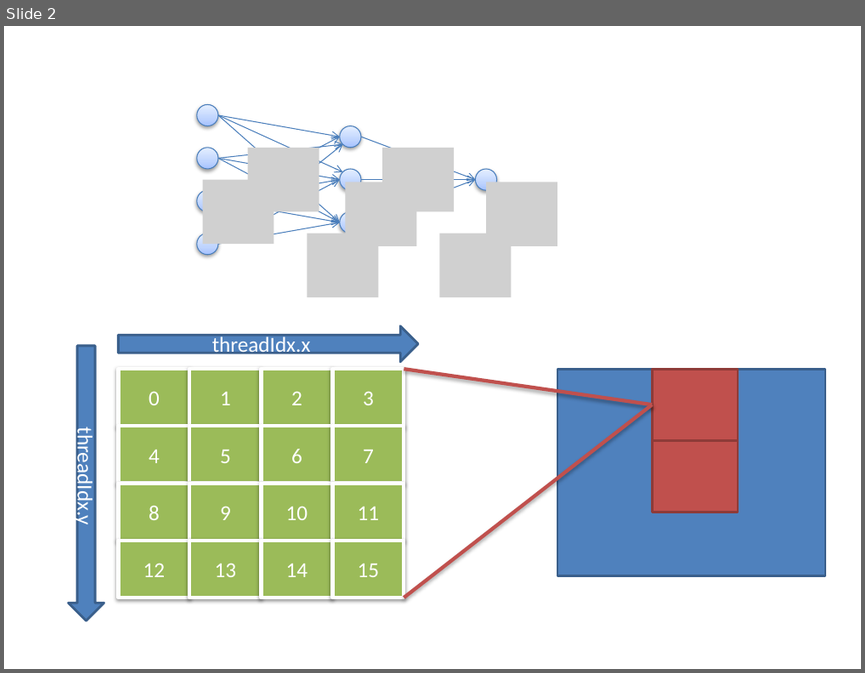
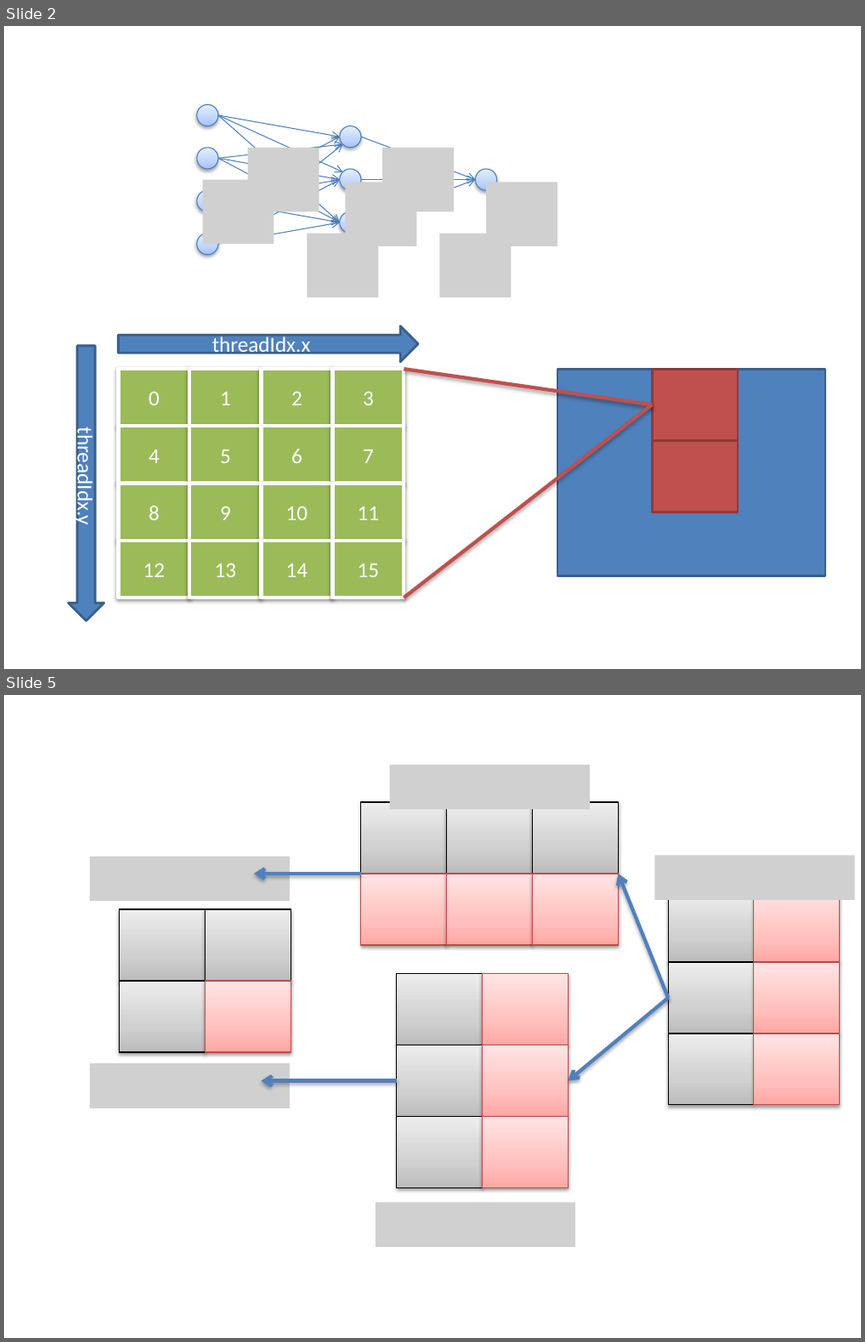
Before and after one commit to vazois/cs503project, a slide deck: slide/figs.pptx. Shown one above the other, each under a label of ours: slide 2 before the commit, slides 2 and 5 after it; the slides between them are not shown. The pictures are 865x673 and 865x1342 pixels, drawn with LibreOffice and Linux fonts; fonts in the diff are those of the drawing; grey boxes stand for pictures. Boxes give left, top, right and bottom in pixels: in the first picture for what was removed or moved away, otherwise in the second. Text is boxed around its words. In the diff, an @@ line names an element or a change of style, - is before the commit and + after.

Commit message:
fixed slides

```diff
--- a/slide/figs.pptx
+++ b/slide/figs.pptx
@@ slide 5 added at (4,695,861,1338), background #FFFFFF @@
@@ picture added at (390,765,589,809) @@
@@ rectangle added at (361,802,447,873), fill gradient #BDBDBD to #D1D1D1 to #EEEEEE, outline #000000 0.75 pt @@
@@ rectangle added at (447,802,533,873), fill gradient #BDBDBD to #D1D1D1 to #EEEEEE, outline #000000 0.75 pt @@
@@ rectangle added at (533,802,619,873), fill gradient #BDBDBD to #D1D1D1 to #EEEEEE, outline #000000 0.75 pt @@
@@ picture added at (90,857,290,901) @@
@@ picture added at (654,855,854,900) @@
@@ arrow added from (361, 873) to (254, 873), #4F81BD 3 pt @@
@@ rectangle added at (361,873,447,944), fill gradient #FFA6A5 to #FFC0BF to #FFE7E7, outline #BF4C48 0.75 pt @@
@@ rectangle added at (447,873,533,944), fill gradient #FFA6A5 to #FFC0BF to #FFE7E7, outline #BF4C48 0.75 pt @@
@@ rectangle added at (533,873,619,944), fill gradient #FFA6A5 to #FFC0BF to #FFE7E7, outline #BF4C48 0.75 pt @@
@@ arrow added from (668, 998) to (619, 873), #4F81BD 3 pt @@
@@ rectangle added at (668,891,754,961), fill gradient #BDBDBD to #D1D1D1 to #EEEEEE, outline #000000 0.75 pt @@
@@ rectangle added at (754,891,840,961), fill gradient #FFA6A5 to #FFC0BF to #FFE7E7, outline #BF4C48 0.75 pt @@
@@ rectangle added at (120,909,205,981), fill gradient #BDBDBD to #D1D1D1 to #EEEEEE, outline #000000 0.75 pt @@
@@ rectangle added at (205,909,291,981), fill gradient #BDBDBD to #D1D1D1 to #EEEEEE, outline #000000 0.75 pt @@
@@ rectangle added at (397,974,482,1044), fill gradient #BDBDBD to #D1D1D1 to #EEEEEE, outline #000000 0.75 pt @@
@@ rectangle added at (482,974,568,1044), fill gradient #FFA6A5 to #FFC0BF to #FFE7E7, outline #BF4C48 0.75 pt @@
@@ rectangle added at (668,962,754,1033), fill gradient #BDBDBD to #D1D1D1 to #EEEEEE, outline #000000 0.75 pt @@
@@ rectangle added at (754,962,840,1033), fill gradient #FFA6A5 to #FFC0BF to #FFE7E7, outline #BF4C48 0.75 pt @@
@@ rectangle added at (120,981,205,1051), fill gradient #BDBDBD to #D1D1D1 to #EEEEEE, outline #000000 0.75 pt @@
@@ rectangle added at (205,981,291,1051), fill gradient #FFA6A5 to #FFC0BF to #FFE7E7, outline #BF4C48 0.75 pt @@
@@ arrow added from (668, 998) to (568, 1081), #4F81BD 3 pt @@
@@ rectangle added at (397,1044,482,1116), fill gradient #BDBDBD to #D1D1D1 to #EEEEEE, outline #000000 0.75 pt @@
@@ rectangle added at (482,1044,568,1116), fill gradient #FFA6A5 to #FFC0BF to #FFE7E7, outline #BF4C48 0.75 pt @@
@@ rectangle added at (668,1033,754,1105), fill gradient #BDBDBD to #D1D1D1 to #EEEEEE, outline #000000 0.75 pt @@
@@ rectangle added at (754,1033,840,1105), fill gradient #FFA6A5 to #FFC0BF to #FFE7E7, outline #BF4C48 0.75 pt @@
@@ picture added at (90,1063,290,1108) @@
@@ arrow added from (397, 1081) to (261, 1081), #4F81BD 3 pt @@
@@ rectangle added at (397,1117,482,1188), fill gradient #BDBDBD to #D1D1D1 to #EEEEEE, outline #000000 0.75 pt @@
@@ rectangle added at (482,1117,568,1188), fill gradient #FFA6A5 to #FFC0BF to #FFE7E7, outline #BF4C48 0.75 pt @@
@@ picture added at (375,1202,574,1247) @@
```
Also in this commit, not shown: 2 other slides added, 3 other files.
